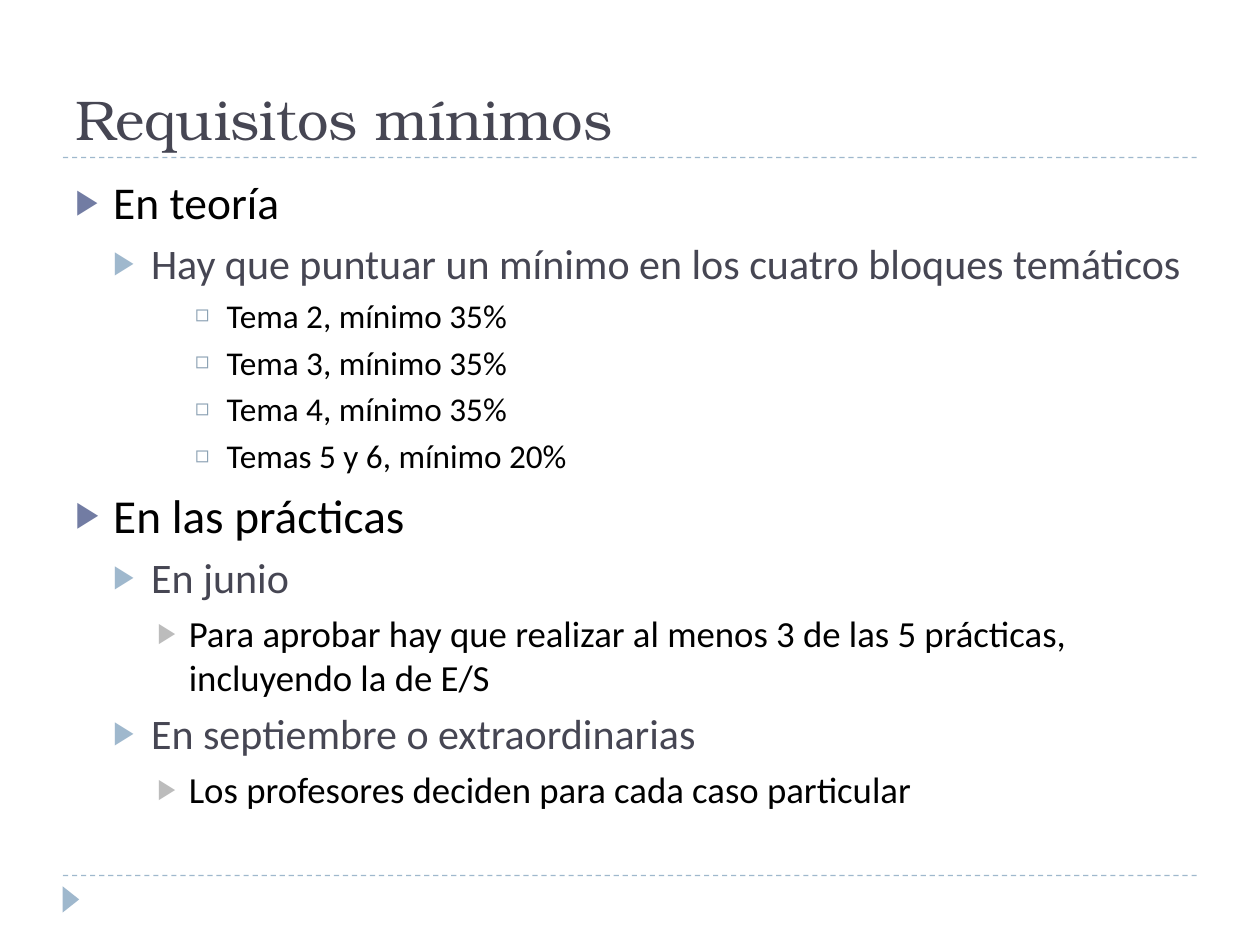
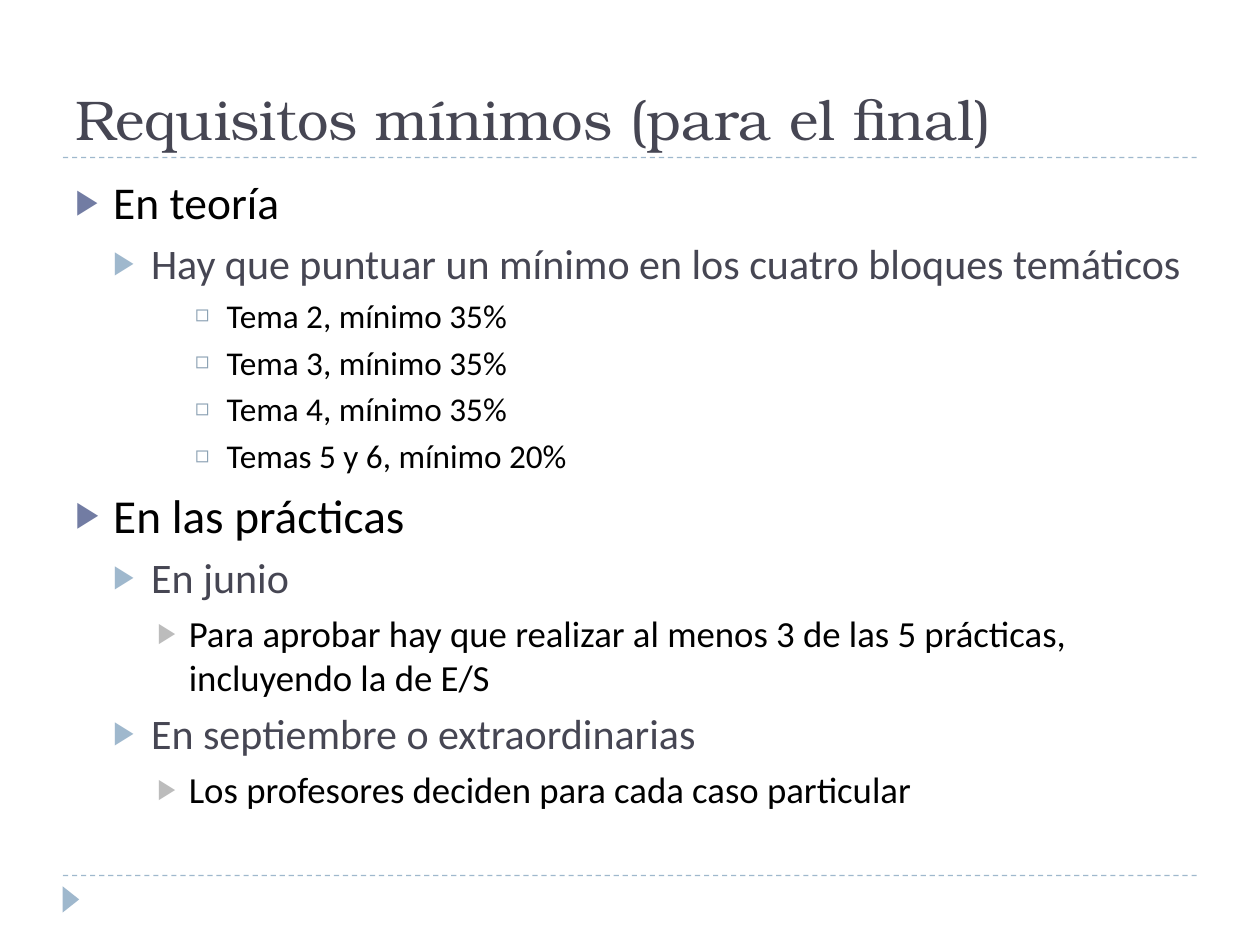
Before and after one commit to luisfromero/fucomp, a slide deck: slide 16 of temas/intro2024.pptx. Drawn at 1260x945 pixels with LibreOffice and Linux fonts; fonts in the diff are those of the drawing. Boxes give left, top, right and bottom in pixels: in the first picture for what was removed or moved away, otherwise in the second. Text is boxed around its words. In the diff, an @@ line names an element or a change of style, - is before the commit and + after.

```diff
--- a/temas/intro2024.pptx
+++ b/temas/intro2024.pptx
@@ title at box(75, 99, 991, 153): text changed @@
-Requisitos mínimos
+Requisitos mínimos (para el final)
```
Also in this commit, not shown: 1 other slide changed, 1 other file.
